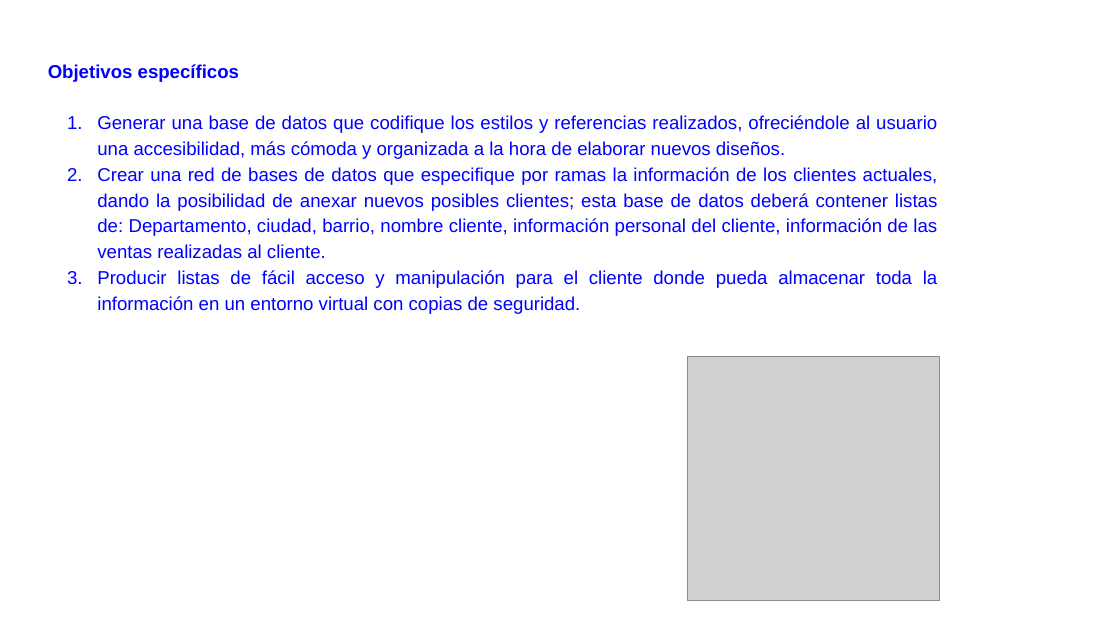
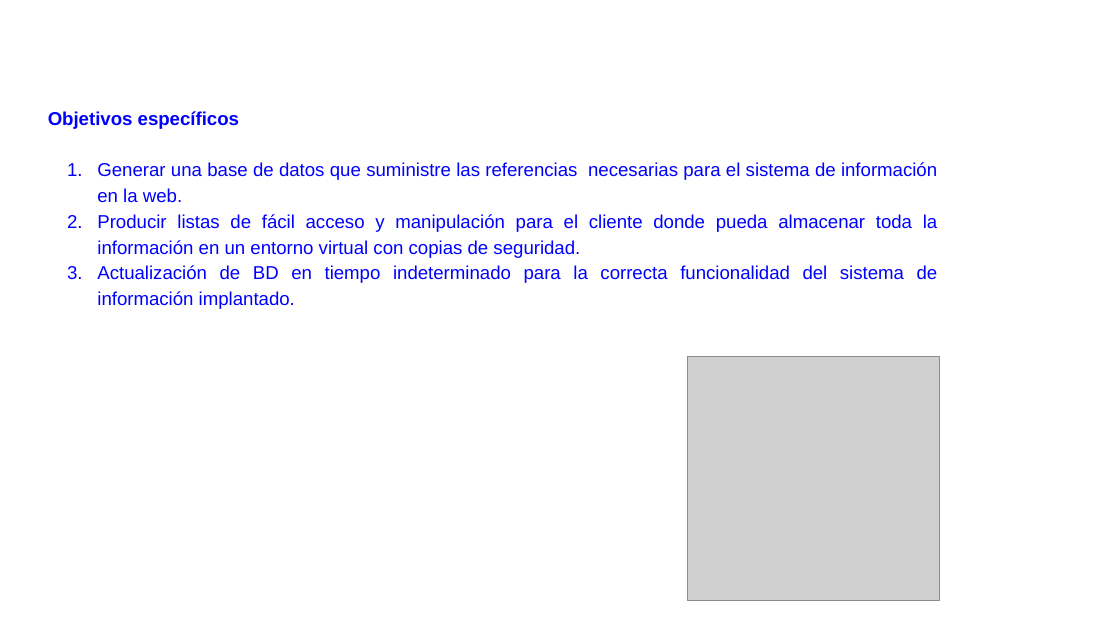
Before and after one commit to Stevenpc82/SOD-NiceJeans, a slide deck: slide 6 of 1.Presentacion de proyecto/PRESENTACION_AVANCES_PROYECTO 1.pptx. Drawn at 1120x630 pixels with LibreOffice and Linux fonts; fonts in the diff are those of the drawing; grey boxes stand for pictures; background and template pictures are left out. Boxes give left, top, right and bottom in pixels: in the first picture for what was removed or moved away, otherwise in the second. Text is boxed around its words. In the diff, an @@ line names an element or a change of style, - is before the commit and + after.

```diff
--- a/1.Presentacion de proyecto/PRESENTACION_AVANCES_PROYECTO 1.pptx
+++ b/1.Presentacion de proyecto/PRESENTACION_AVANCES_PROYECTO 1.pptx
@@ text "Objetivos específicos": place and size @@
-text "Objetivos específicos" at <box>48,64,937,314</box>
+text "Objetivos específicos" at <box>48,111,938,309</box>
@@ text at <box>97,162,937,203</box>: text changed @@
-1. Generar una base de datos que codifique los estilos y referencias realizados, ofreciéndole al usuario una accesibilidad, más cómoda y organizada a la hora de elaborar nuevos diseños.
-2. Crear una red de bases de datos que especifique por ramas la información de los clientes actuales, dando la posibilidad de anexar nuevos posibles clientes; esta base de datos deberá contener listas de: Departamento, ciudad, barrio, nombre cliente, información personal del cliente, información de las ventas realizadas al cliente.
+1. Generar una base de datos que suministre las referencias necesarias para el sistema de información en la web.
@@ text at <box>97,265,938,309</box>: paragraph added @@
+3. Actualización de BD en tiempo indeterminado para la correcta funcionalidad del sistema de información implantado.
```
Also in this commit, not shown: 3 other slides changed.
